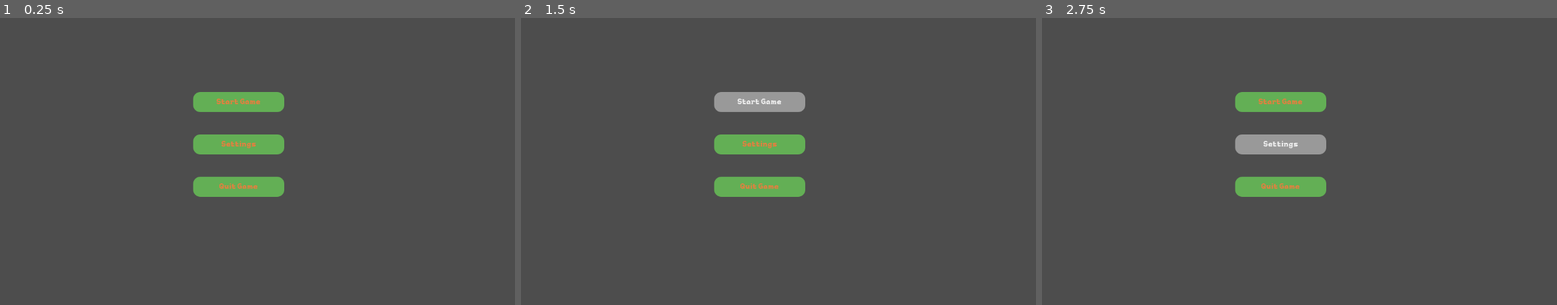
Above: before the commit, frames 1-3 (left to right).
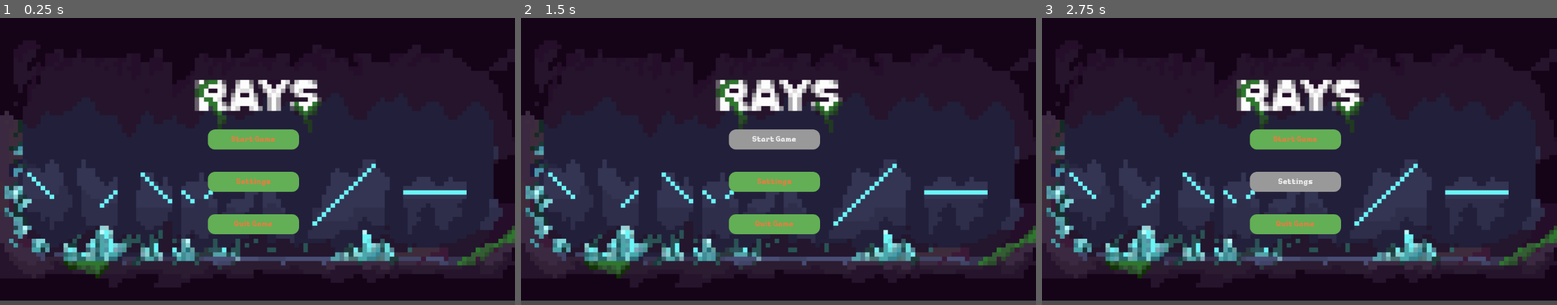
Above: after the commit, the same moments.

Repository: Alfreditann/rays2.1
Game: Godot game, scene res://Scenes/main_menu.tscn
The game is run twice, just before and just after one commit, with the same random seed, the same clock (stepped at 60 frames per second) and the same inputs. The project has no main scene, so this scene is started directly.
Inputs:
- Up to frame 1 (0.25 s): no input
- Up to frame 2 (1.5 s): click "Start Game" at 0.5 s; click "Start Game" at 1.25 s
- Up to frame 3 (2.75 s): click "Settings" at 2 s

The runs differ from the first frame. In frame 1, 97% of the frame differs, in the area x 0-100%, y 0-99%; in frame 2, 97%; in frame 3, 98%.

Commit message:
Added Main menu sprite and a main menu script

Diff:
--- /dev/null
+++ b/rays/GDScripts/main_menu.gd
@@ -0,0 +1 @@
+extends Control
--- a/rays/Scenes/main_menu.tscn
+++ b/rays/Scenes/main_menu.tscn
@@ -1,6 +1,10 @@
-[gd_scene load_steps=7 format=3 uid="uid://0hda1be71iiq"]
+[gd_scene load_steps=9 format=3 uid="uid://0hda1be71iiq"]
 
 [ext_resource type="FontFile" uid="uid://d0earjg3lblmr" path="res://Assets/Fonts/pixelmax/Pixelmax-Regular.otf" id="1_28flt"]
+[ext_resource type="Texture2D" uid="uid://cpikebhbgg5d3" path="res://Assets/Sprites/mainmenu-rays.png" id="1_48xlc"]
+
+[sub_resource type="StyleBoxTexture" id="StyleBoxTexture_28flt"]
+texture = ExtResource("1_48xlc")
 
 [sub_resource type="StyleBoxFlat" id="StyleBoxFlat_48xlc"]
 bg_color = Color(0.3900625, 0.6848851, 0.3327297, 1)
@@ -34,6 +38,12 @@
 grow_horizontal = 2
 grow_vertical = 2
 
+[node name="Panel" type="Panel" parent="."]
+layout_mode = 0
+offset_right = 1155.0
+offset_bottom = 634.0
+theme_override_styles/panel = SubResource("StyleBoxTexture_28flt")
+
 [node name="VBoxContainer" type="VBoxContainer" parent="."]
 layout_mode = 1
 anchors_preset = 8
@@ -41,10 +51,10 @@
 anchor_top = 0.5
 anchor_right = 0.5
 anchor_bottom = 0.5
-offset_left = -144.0
-offset_top = -158.0
-offset_right = 60.0
-offset_bottom = 77.0
+offset_left = -111.0
+offset_top = -74.0
+offset_right = 93.0
+offset_bottom = 161.0
 grow_horizontal = 2
 grow_vertical = 2
 theme_override_constants/separation = 50
Not shown, added: rays/GDScripts/main_menu.gd.uid
